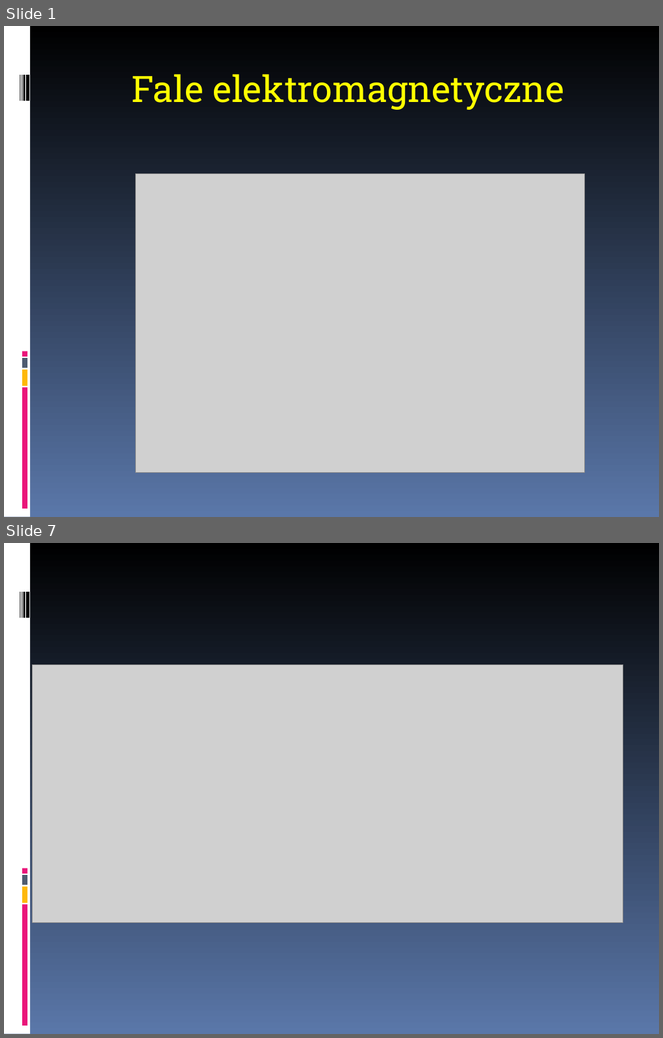
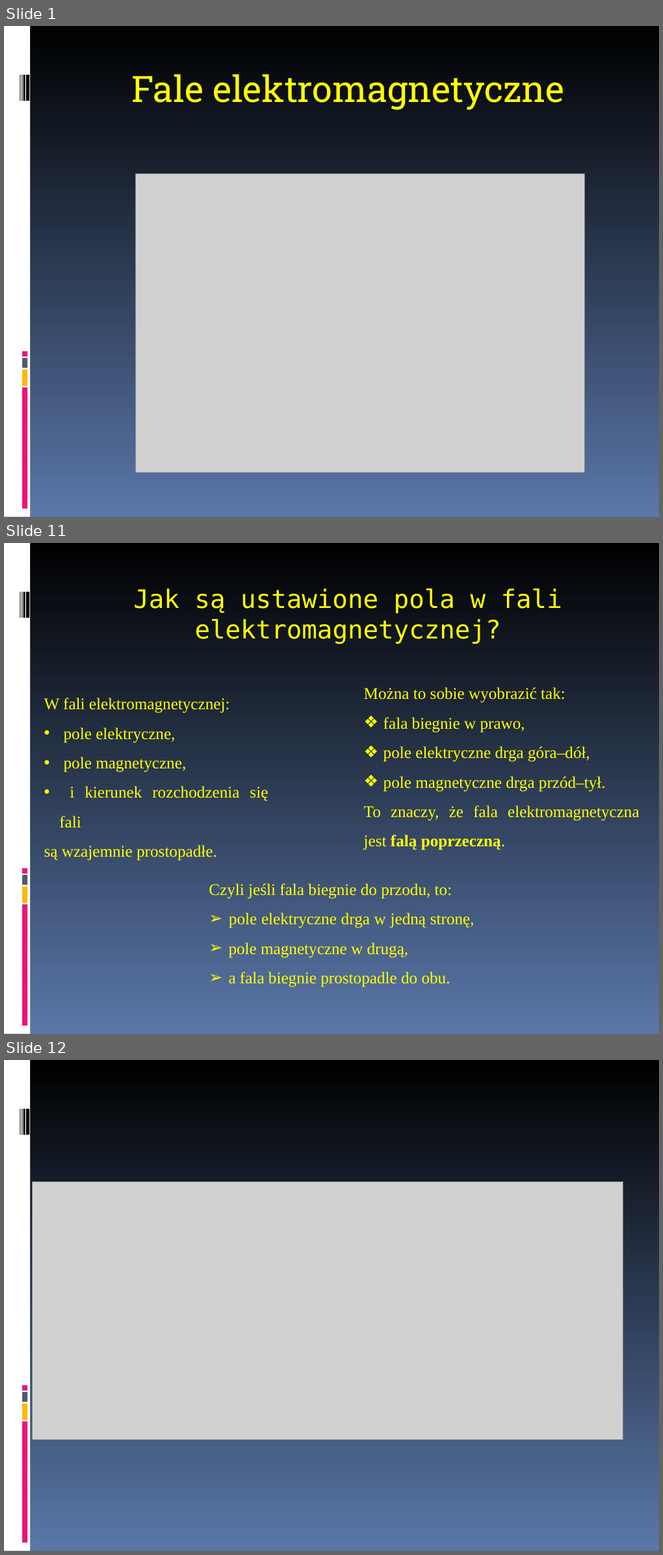
Before and after one commit to MichalMus/Fizyka-w-szkole, a slide deck: 4.Drgania i fale/5.Fale elektromagnetyczne.ppt. Shown one above the other, each under a label of ours: slides 1 and 7 before the commit, slides 1, 11 and 12 after it; the slides between them are not shown. The pictures are 663x1038 and 663x1555 pixels, drawn with LibreOffice and Linux fonts; fonts in the diff are those of the drawing; grey boxes stand for pictures. Boxes give left, top, right and bottom in pixels: in the first picture for what was removed or moved away, otherwise in the second. Text is boxed around its words. In the diff, an @@ line names an element or a change of style, - is before the commit and + after.

```diff
--- a/4.Drgania i fale/5.Fale elektromagnetyczne.ppt
+++ b/4.Drgania i fale/5.Fale elektromagnetyczne.ppt
@@ slide 11 added at (4, 543, 659, 1034), background gradient #000000 to #5A77A9; not listed: 9 template elements that a slide beside it also shows @@
@@ title added at (133, 589, 562, 644), 28 pt, text #FFFF00 @@
+Jak są ustawione pola w fali elektromagnetycznej?
@@ text added at (44, 698, 268, 861), 18 pt, text #FFFF00 @@
+W fali elektromagnetycznej:
+• pole elektryczne,
+• pole magnetyczne,
+• i kierunek rozchodzenia się fali
+są wzajemnie prostopadłe.
@@ text added at (364, 717, 640, 850), 18 pt, text #FFFF00 @@
+Można to sobie wyobrazić tak:
+❖ fala biegnie w prawo,
+❖ pole elektryczne drga góra–dół,
+❖ pole magnetyczne drga przód–tył.
+To znaczy, że fala elektromagnetyczna jest falą poprzeczną.
@@ text added at (209, 884, 475, 988), 18 pt, text #FFFF00 @@
+Czyli jeśli fala biegnie do przodu, to:
+➢ pole elektryczne drga w jedną stronę,
+➢ pole magnetyczne w drugą,
+➢ a fala biegnie prostopadle do obu.
@@ what was slide 7 is now slide 12 @@
```
Also in this commit, not shown: 13 other slides added, 9 other files.
